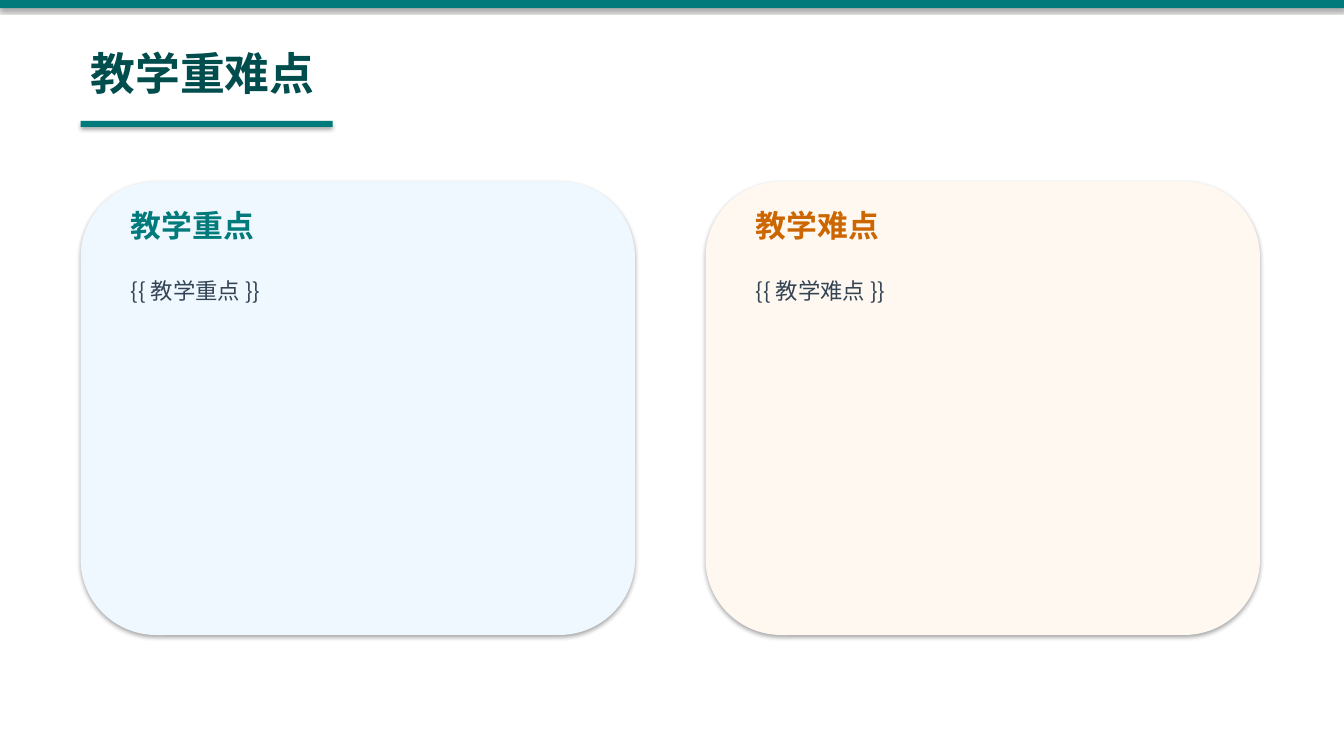
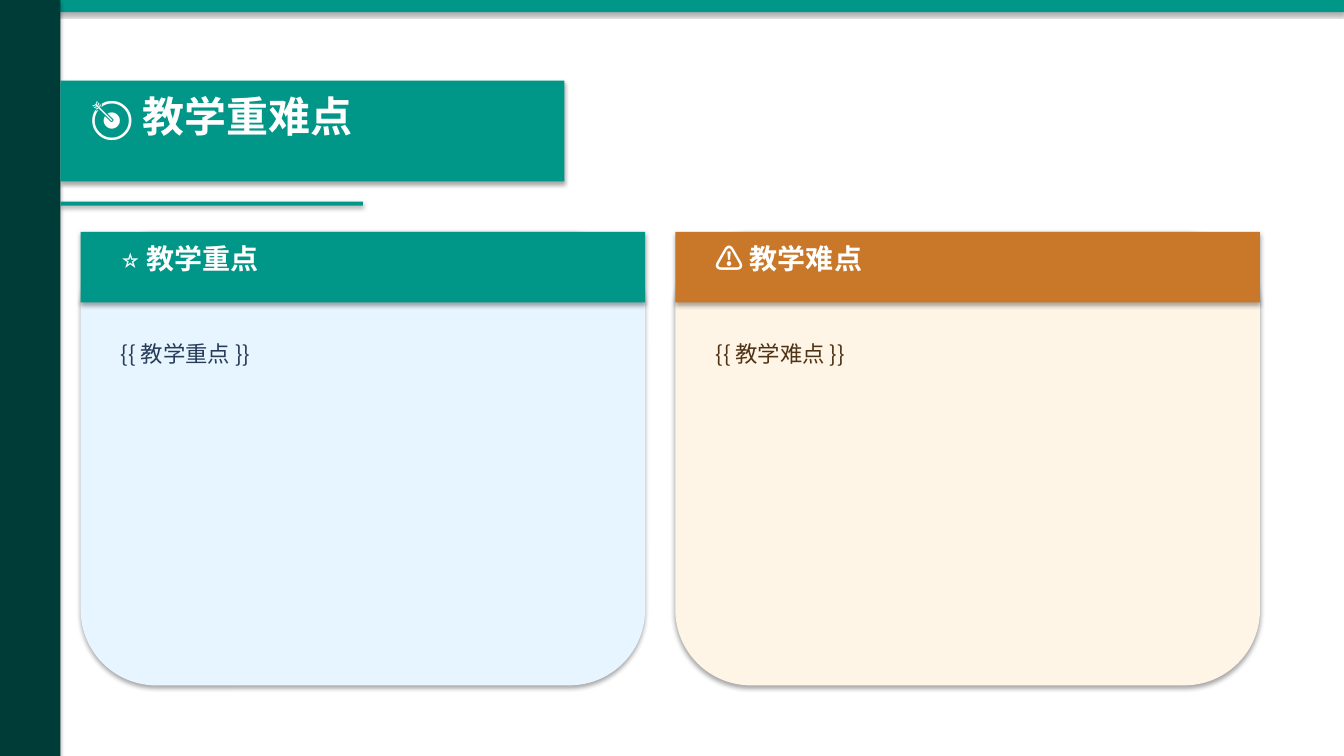
Before and after one commit to KK985956/water-intelligent-teaching, a slide deck: slide 3 of backend/data/template_water_engineering.pptx. Drawn at 1344x756 pixels with LibreOffice and Linux fonts; fonts in the diff are those of the drawing. Boxes give left, top, right and bottom in pixels: in the first picture for what was removed or moved away, otherwise in the second. Text is boxed around its words. In the diff, an @@ line names an element or a change of style, - is before the commit and + after.

```diff
--- a/backend/data/template_water_engineering.pptx
+++ b/backend/data/template_water_engineering.pptx
@@ rectangle: place and size @@
-rectangle at (0,0,1344,8)
+rectangle at (0,0,1344,12)
@@ rectangle at (0,0,1344,12): fill #007A7A to #009688 @@
@@ rectangle added at (0,0,1344,756), fill #FFFFFF @@
@@ rectangle added at (0,0,60,756), fill #003C37 @@
@@ rectangle added at (60,81,565,181), fill #009688 @@
@@ text at (143,96,353,136): text changed; size 22 to 30 pt; text colour #007A7A to #FFFFFF @@
-教学重点
+🎯 教学重难点
@@ rectangle at (60,202,363,206): fill #007A7A to #009688 @@
@@ rectangle: place and size @@
-rectangle at (81,121,333,127)
+rectangle at (60,202,363,206)
@@ rounded rectangle removed at (81,181,635,635) @@
@@ rounded rectangle: place and size @@
-rounded rectangle at (706,181,1260,635)
+rounded rectangle at (81,232,645,686)
@@ rounded rectangle at (81,232,645,686): fill #FFF8F0 to #E6F5FF @@
@@ rectangle added at (81,232,645,302), fill #009688 @@
@@ rounded rectangle added at (676,232,1260,686), fill #FFF5E6 @@
@@ rectangle added at (676,232,1260,302), fill #C87828 @@
@@ text at (146,245,258,272): text changed; size 32 to 20 pt; text colour #004D4D to #FFFFFF @@
-教学重难点
+⭐ 教学重点
@@ text at (750,245,862,272): text changed; size 22 to 20 pt; text colour #CC6600 to #FFFFFF @@
-教学难点
+⚠️ 教学难点
@@ text "{{ 教学重点 }}": place and size @@
-text "{{ 教学重点 }}" at (151,280,240,301)
+text "{{ 教学重点 }}" at (141,343,230,364)
@@ text "{{ 教学重点 }}" at (141,343,230,364): text colour #334455 to #283C5A; line spacing 1 to 28pt @@
@@ text "{{ 教学难点 }}": place and size @@
-text "{{ 教学难点 }}" at (776,280,865,301)
+text "{{ 教学难点 }}" at (736,343,825,364)
@@ text "{{ 教学难点 }}" at (736,343,825,364): text colour #334455 to #503214; line spacing 1 to 28pt @@
```
Also in this commit, not shown: 8 other slides changed, 3 other files.
